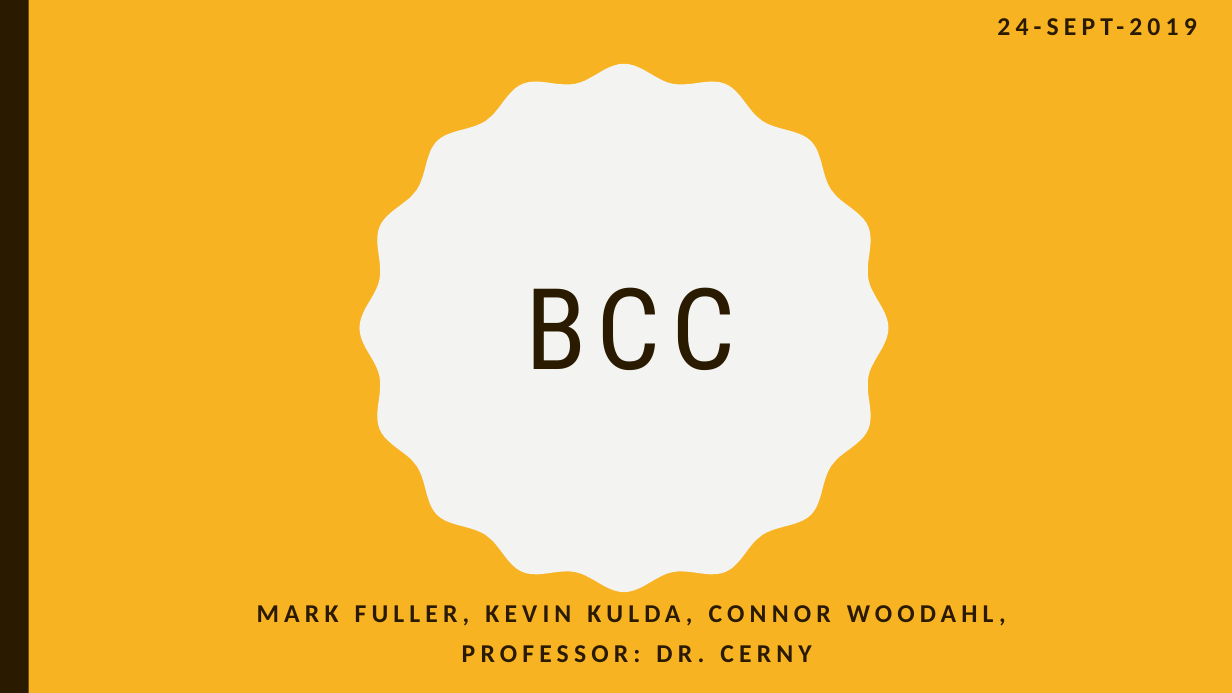
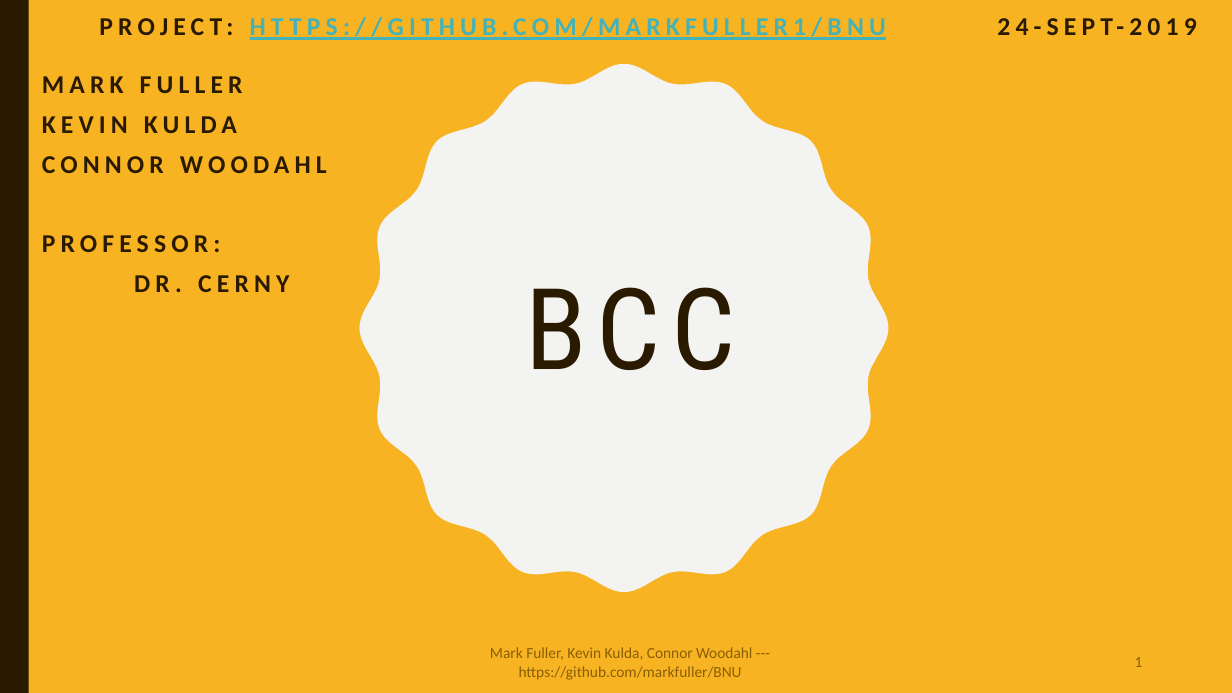
Before and after one commit to MarkFuller1/BCC, a slide deck: slide 1 of docs/BNU- BCC-1.pptx. Drawn at 1232x693 pixels with LibreOffice and Linux fonts; fonts in the diff are those of the drawing. Boxes give left, top, right and bottom in pixels: in the first picture for what was removed or moved away, otherwise in the second. Text is boxed around its words. In the diff, an @@ line names an element or a change of style, - is before the commit and + after.

```diff
--- a/docs/BNU- BCC-1.pptx
+++ b/docs/BNU- BCC-1.pptx
@@ text added at [99,17,886,40], 20 pt, text #46B2B5, bold, underline @@
+PROJECT: HTTPS://GITHUB.COM/MARKFULLER1/BNU
@@ subtitle at [42,76,327,292]: text changed @@
-MARK FULLER, KEVIN KULDA, CONNOR WOODAHL,
-PROFESSOR: DR. CERNY
+MARK FULLER
+KEVIN KULDA
+CONNOR WOODAHL
+PROFESSOR:
+DR. CERNY
@@ text added at [490,647,752,680], 12 pt, text #895E04 @@
+Mark Fuller, Kevin Kulda, Connor Woodahl --- https://github.com/markfuller/BNU
@@ page number added at [1135,657,1143,667], 12 pt, text #895E04 @@
+1
```
Also in this commit, not shown: 15 other slides changed, 19 slides added, 20 slides removed, 3 other files.
